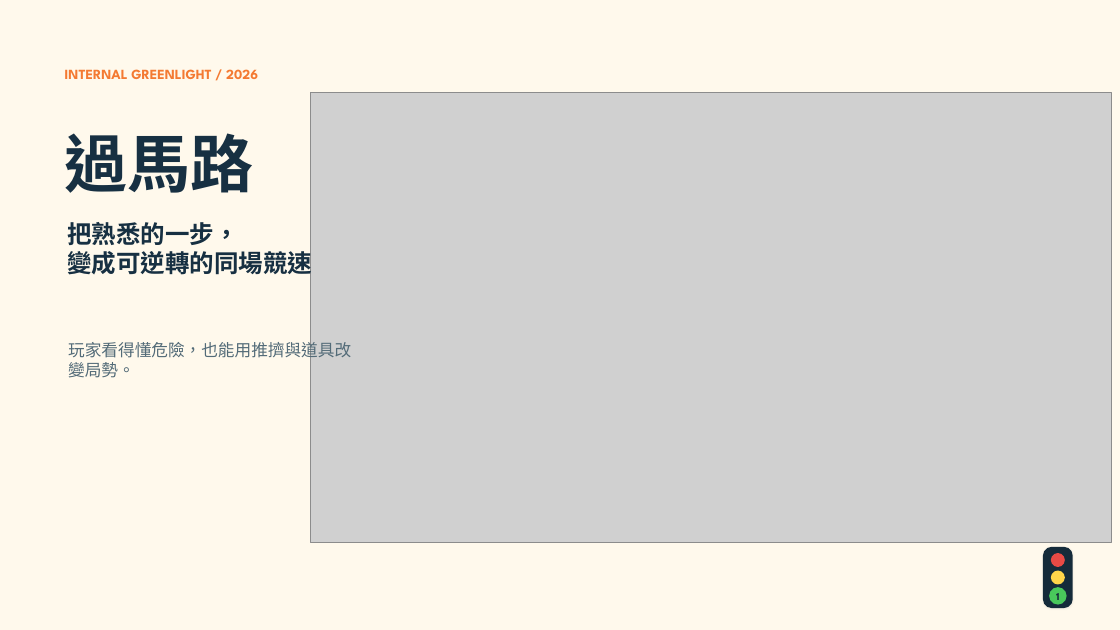
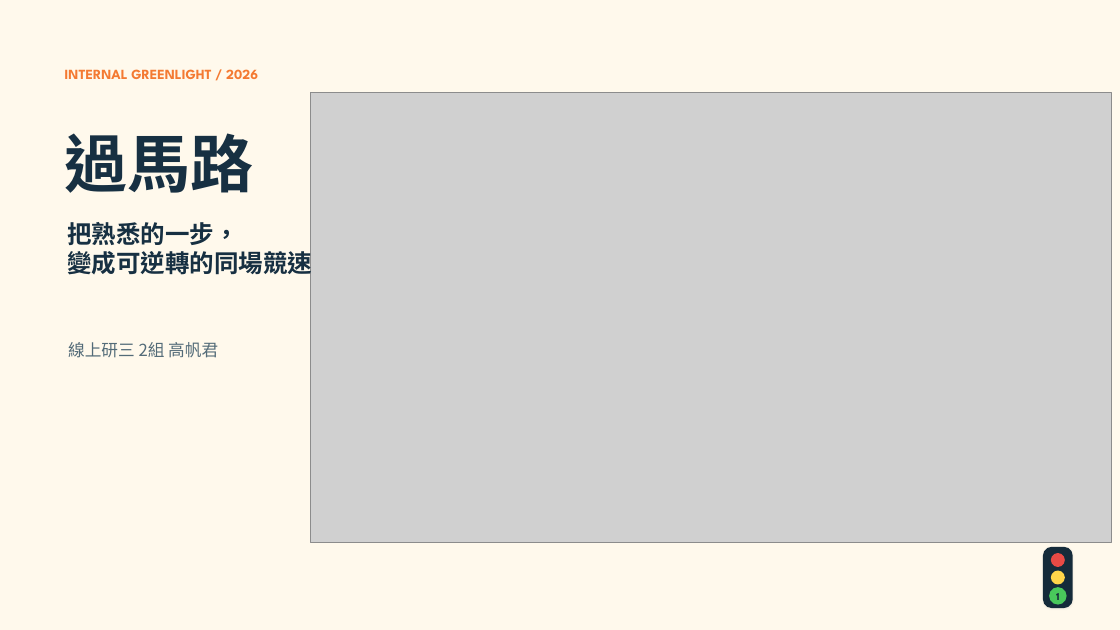
Before and after one commit to jerryfcai794238-bit/crossy-road-prototype, a slide deck: slide 1 of docs/過馬路_立項簡報.pptx. Drawn at 1120x630 pixels with LibreOffice and Linux fonts; fonts in the diff are those of the drawing; grey boxes stand for pictures. Boxes give left, top, right and bottom in pixels: in the first picture for what was removed or moved away, otherwise in the second. Text is boxed around its words. In the diff, an @@ line names an element or a change of style, - is before the commit and + after.

```diff
--- a/docs/過馬路_立項簡報.pptx
+++ b/docs/過馬路_立項簡報.pptx
@@ text at box(68, 342, 218, 358): text changed @@
-玩家看得懂危險，也能用推擠與道具改變局勢。
+線上研三 2組 高帆君
```
Also in this commit, not shown: 2 other slides changed, 10 other files.
